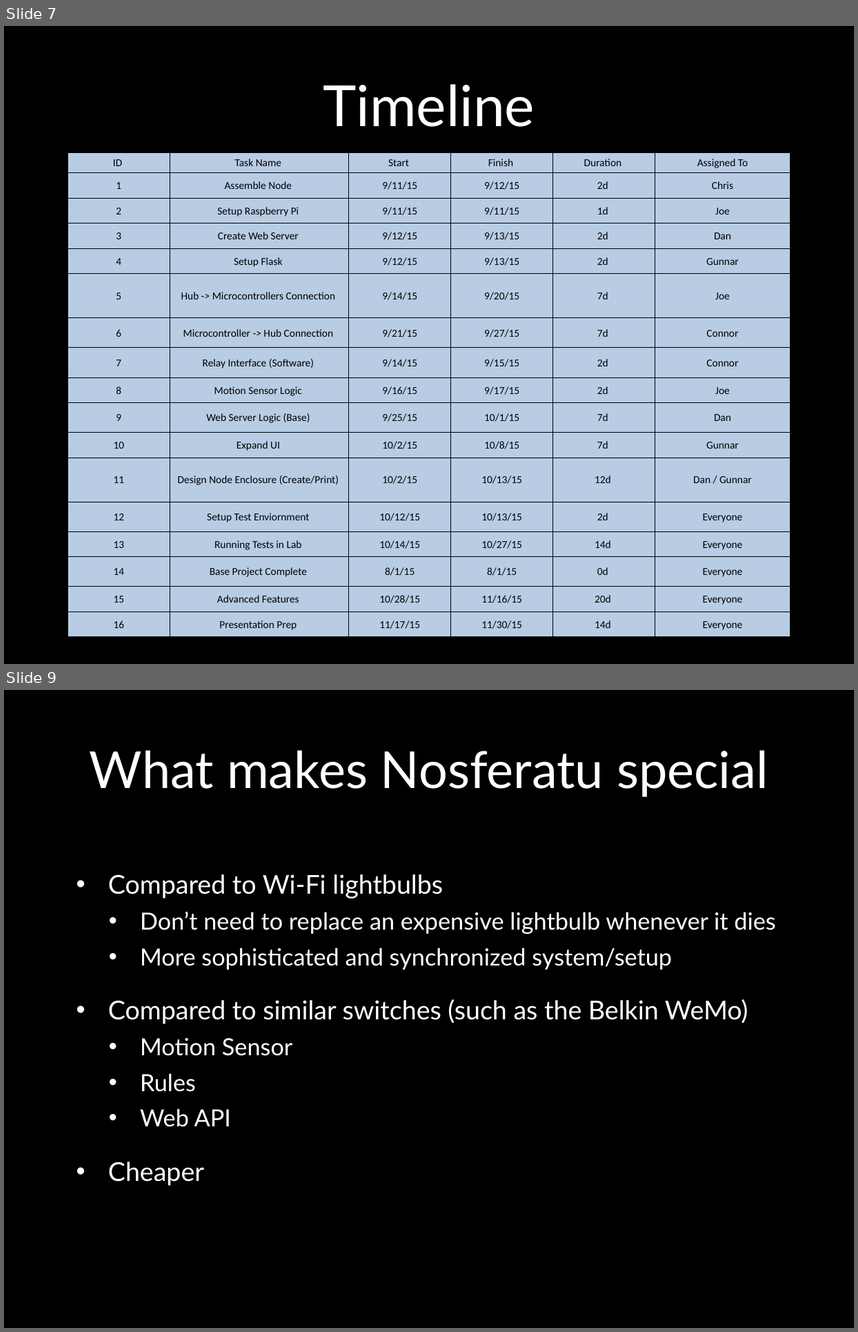
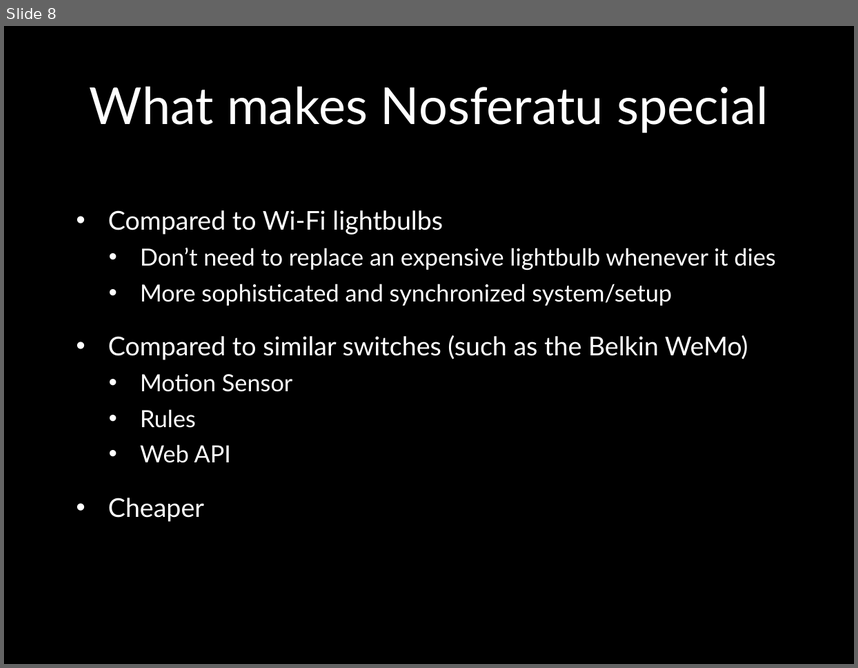
Before and after one commit to cojoigo/Capstone, a slide deck: Final Documents/Final Presentation.pptx. Shown one above the other, each under a label of ours: slides 7 and 9 before the commit, slide 8 after it; the slides between them are not shown. The pictures are 858x1332 and 858x668 pixels, drawn with LibreOffice and Linux fonts; fonts in the diff are those of the drawing; background and template pictures are left out. Boxes give left, top, right and bottom in pixels: in the first picture for what was removed or moved away, otherwise in the second. Text is boxed around its words. In the diff, an @@ line names an element or a change of style, - is before the commit and + after.

```diff
--- a/Final Documents/Final Presentation.pptx
+++ b/Final Documents/Final Presentation.pptx
@@ slide 7 removed at [4,26,854,664], background picture (left out) @@
@@ title removed at [323,84,535,127] @@
-Timeline
@@ table removed at [67,153,791,637], 17 rows, 6 columns @@
-ID | Task Name | Start | Finish | Duration | Assigned To
-1 | Assemble Node | 9/11/15 | 9/12/15 | 2d | Chris
-2 | Setup Raspberry Pi | 9/11/15 | 9/11/15 | 1d | Joe
-3 | Create Web Server | 9/12/15 | 9/13/15 | 2d | Dan
-4 | Setup Flask | 9/12/15 | 9/13/15 | 2d | Gunnar
-5 | Hub -> Microcontrollers Connection | 9/14/15 | 9/20/15 | 7d | Joe
-6 | Microcontroller -> Hub Connection | 9/21/15 | 9/27/15 | 7d | Connor
-7 | Relay Interface (Software) | 9/14/15 | 9/15/15 | 2d | Connor
-8 | Motion Sensor Logic | 9/16/15 | 9/17/15 | 2d | Joe
-9 | Web Server Logic (Base) | 9/25/15 | 10/1/15 | 7d | Dan
-10 | Expand UI | 10/2/15 | 10/8/15 | 7d | Gunnar
-11 | Design Node Enclosure (Create/Print) | 10/2/15 | 10/13/15 | 12d | Dan / Gunnar
-12 | Setup Test Enviornment | 10/12/15 | 10/13/15 | 2d | Everyone
-13 | Running Tests in Lab | 10/14/15 | 10/27/15 | 14d | Everyone
-14 | Base Project Complete | 8/1/15 | 8/1/15 | 0d | Everyone
-15 | Advanced Features | 10/28/15 | 11/16/15 | 20d | Everyone
-16 | Presentation Prep | 11/17/15 | 11/30/15 | 14d | Everyone
@@ what was slide 9 is now slide 8 @@
```
Also in this commit, not shown: 2 slides changed, 1 slide added, 1 other slide removed.
